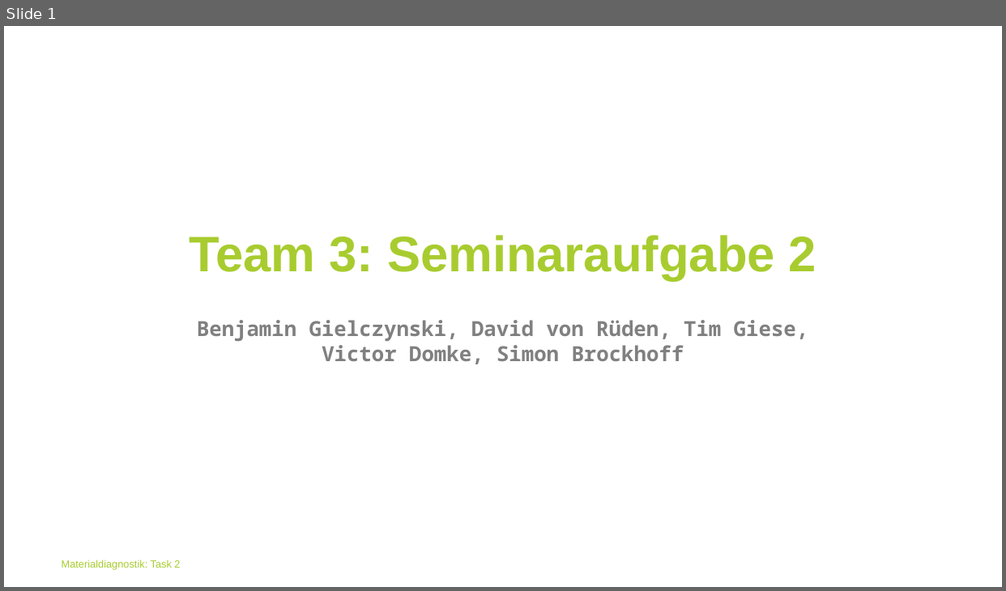
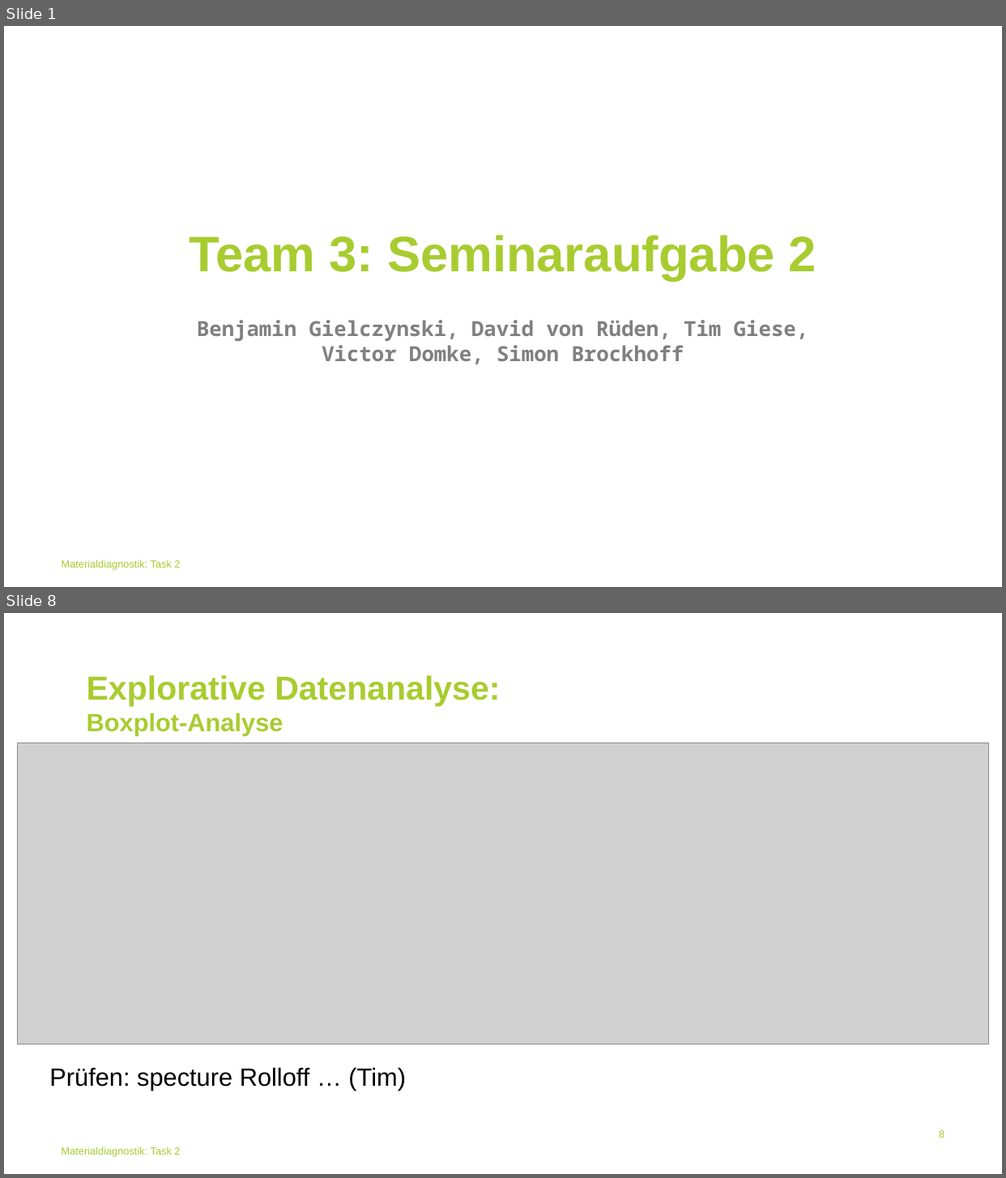
Before and after one commit to BGielczynski/AI_diagnostics, a slide deck: Task_2/Task2Powerpoint.pptx. Shown one above the other, each under a label of ours: slide 1 before the commit, slides 1 and 8 after it; the slides between them are not shown. The pictures are 1006x591 and 1006x1178 pixels, drawn with LibreOffice and Linux fonts; fonts in the diff are those of the drawing; grey boxes stand for pictures; background and template pictures are left out. Boxes give left, top, right and bottom in pixels: in the first picture for what was removed or moved away, otherwise in the second. Text is boxed around its words. In the diff, an @@ line names an element or a change of style, - is before the commit and + after.

```diff
--- a/Task_2/Task2Powerpoint.pptx
+++ b/Task_2/Task2Powerpoint.pptx
@@ slide 8 added at box(4, 613, 1002, 1174), background #FFFFFF; not listed: 1 template element that a slide beside it also shows @@
@@ title added at box(87, 675, 500, 735), 32 pt, text #A8CC2F, bold @@
+Explorative Datenanalyse:
+Boxplot-Analyse
@@ picture added at box(18, 743, 989, 1044) @@
@@ text added at box(49, 1067, 406, 1091), 24 pt, text #000000 @@
+Prüfen: specture Rolloff … (Tim)
@@ page number added at box(939, 1131, 944, 1138), 10 pt, text #A8CC2F @@
+8
```
Also in this commit, not shown: 5 slides changed, 11 other slides added, 4 slides removed.
